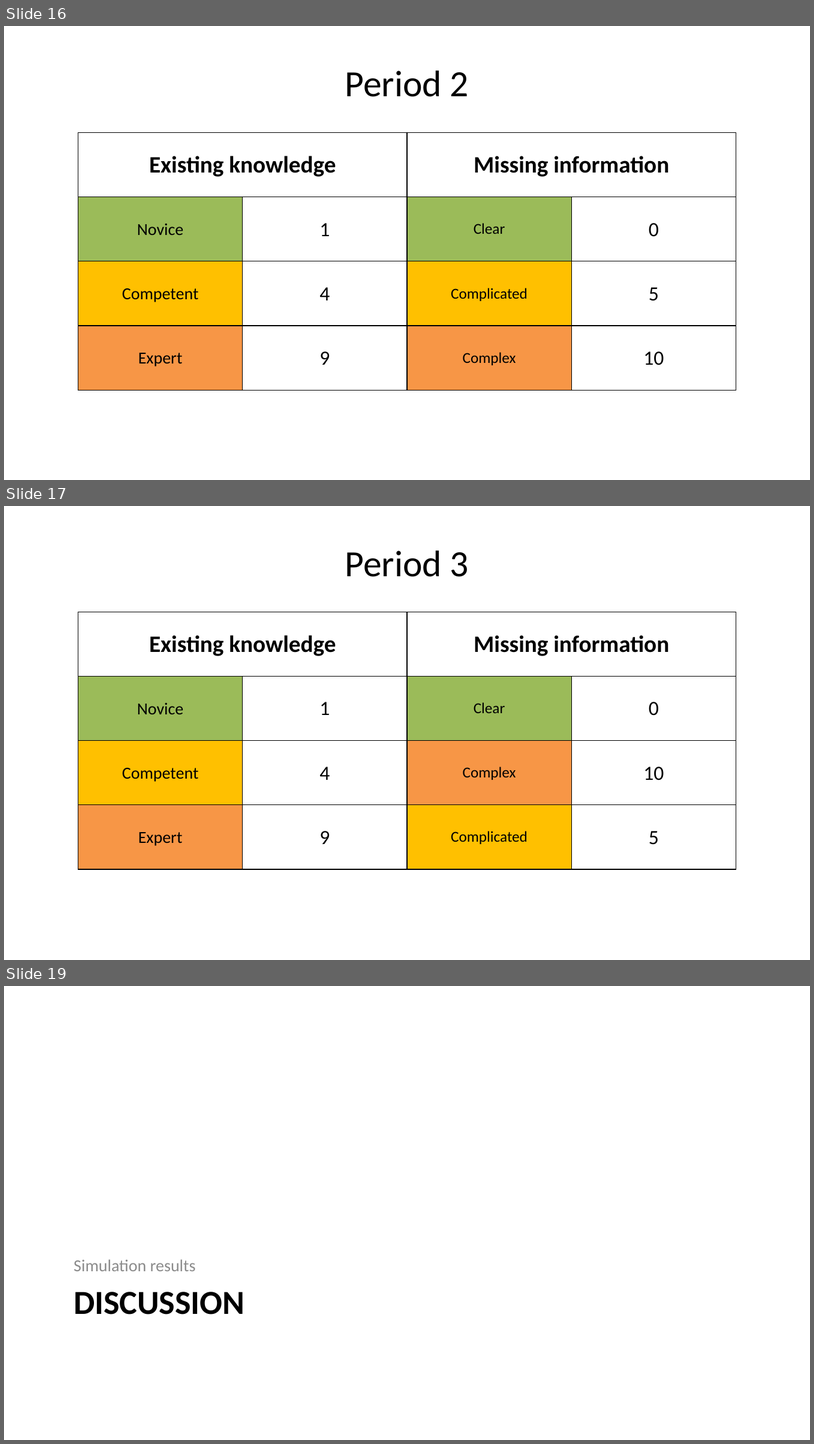
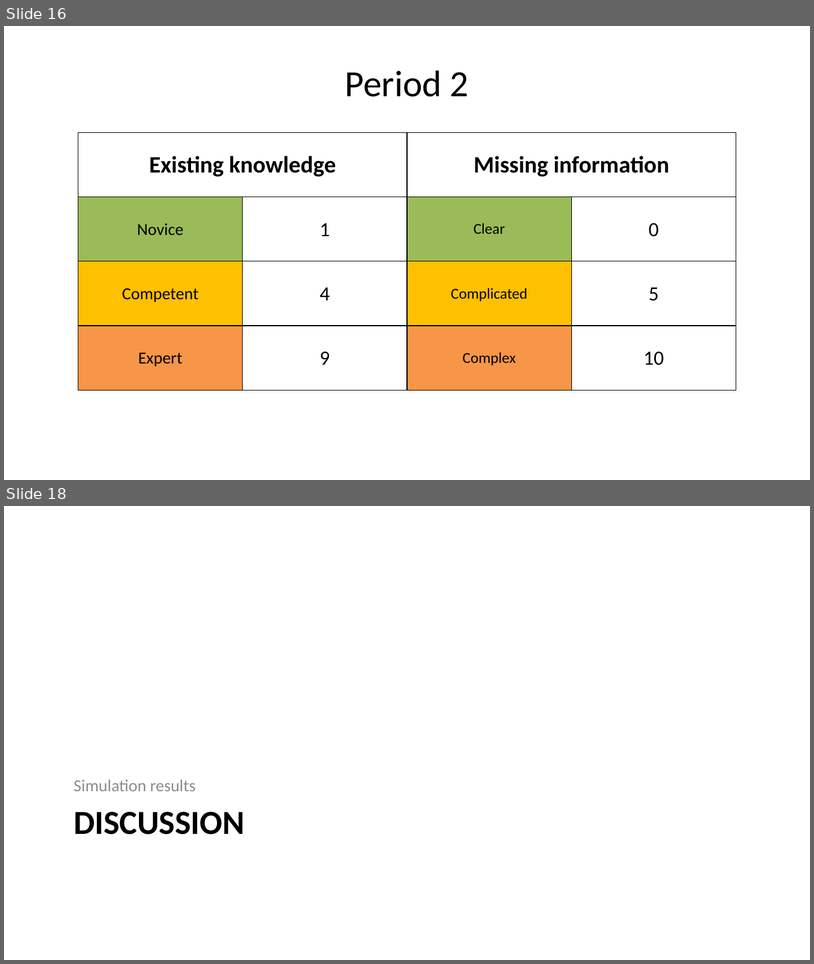
Before and after one commit to kedehub/knowledge_discovery_game, a slide deck: Knowledge Discovery Game.pptx. Shown one above the other, each under a label of ours: slides 16, 17 and 19 before the commit, slides 16 and 18 after it; the slides between them are not shown. The pictures are 814x1444 and 814x964 pixels, drawn with LibreOffice and Linux fonts; fonts in the diff are those of the drawing; background and template pictures are left out. Boxes give left, top, right and bottom in pixels: in the first picture for what was removed or moved away, otherwise in the second. Text is boxed around its words. In the diff, an @@ line names an element or a change of style, - is before the commit and + after.

```diff
--- a/Knowledge Discovery Game.pptx
+++ b/Knowledge Discovery Game.pptx
@@ slide 17 removed at [4, 506, 810, 960], background #FFFFFF @@
@@ title removed at [345, 550, 469, 577] @@
-Period 3
@@ table removed at [78, 612, 737, 869], 4 rows, 4 columns @@
-Existing knowledge |  | Missing information | 
-Novice | 1 | Clear | 0
-Competent | 4 | Complex | 10
-Expert | 9 | Complicated | 5
@@ what was slide 19 is now slide 18 @@
```
Also in this commit, not shown: 1 slide changed, 1 other file.
